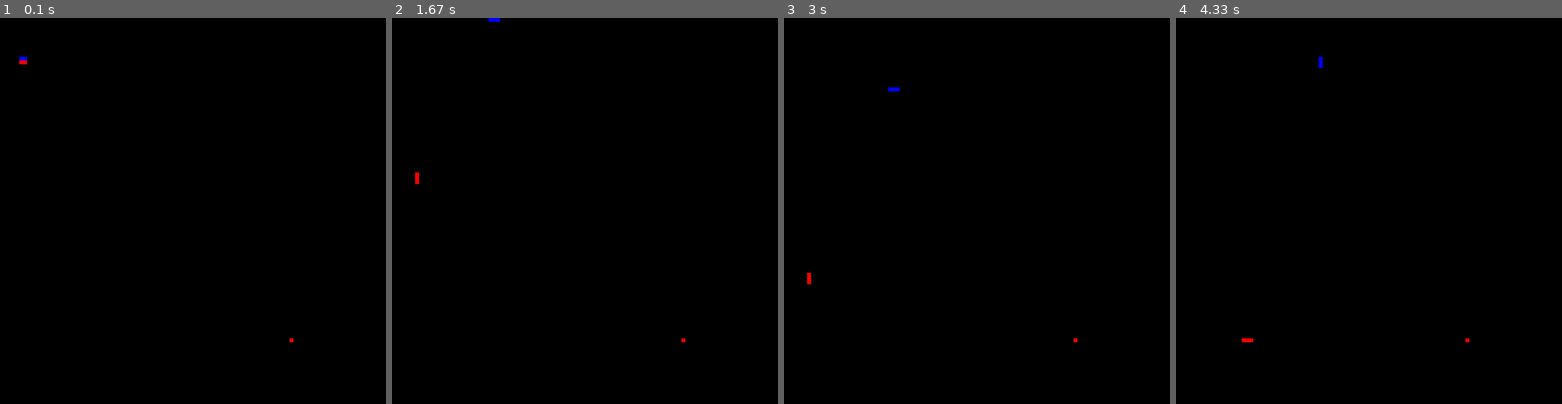
Above: before the commit, frames 1-4 (left to right).
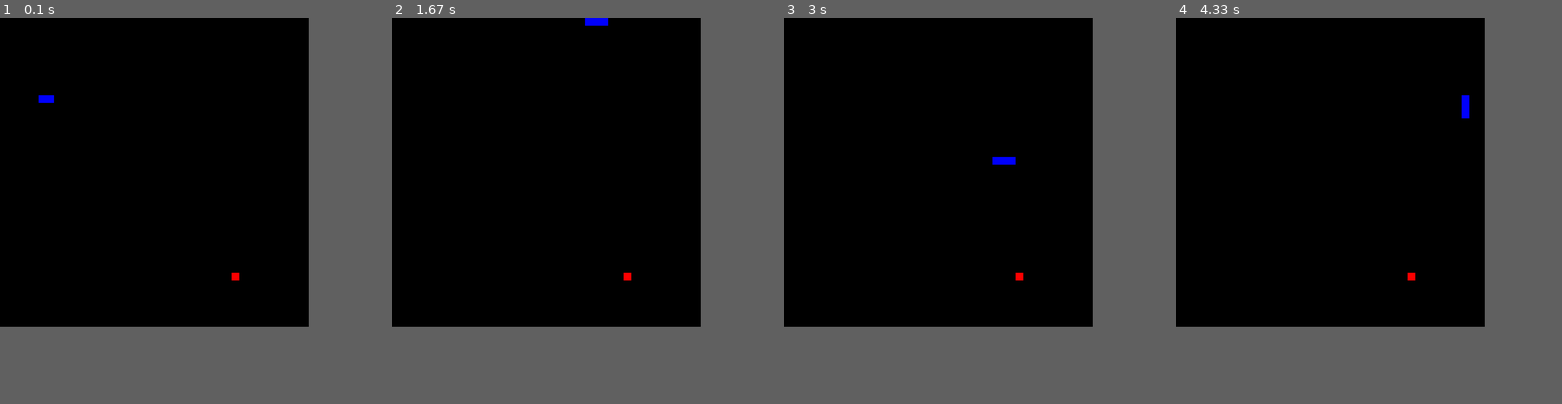
Above: after the commit, the same moments.

Repository: MadeWithCaneSugar/PygameProject
Game: pygame game, started from prime.py
Two runs of this game, one before a commit and one after it. Both use one fixed random seed, a clock stepped at 60 frames per second and the inputs below.
Inputs:
- Up to frame 1 (0.1 s): no input
- Up to frame 2 (1.67 s): hold Right 0.33-0.8 s; hold Up 0.83-1.3 s; hold Right from 1.33 s (still down)
- Up to frame 3 (3 s): release Right at 1.8 s; hold Down 1.83-2.37 s; hold Left from 2.73 s (still down)
- Up to frame 4 (4.33 s): release Left at 3.13 s; hold Up 3.17-3.53 s; hold Right 3.57-4.2 s; hold Down from 4.23 s (still down)
In our replay, the window is 900x900 before the commit and 720x720 after it. These sizes can differ from the game's own. Grey fills any space a smaller window leaves; there, only what the larger window draws over its background counts as a difference.

The runs differ from the first frame. In frame 1, 0.2% of the frame differs, in the area x 5-76%, y 10-84%; in frame 2, 0.2%, in the area x 6-76%, y 0-84%; in frame 3, 0.2%; in frame 4, 0.2%.

Commit message:
some weird stuff with computer collision do be adulterating my plans ):

Diff:
--- a/components/computer.py
+++ b/components/computer.py
@@ -4,23 +4,16 @@
 
 class COMPUTER:
     def __init__(self) -> None:
-        self.body = [Vector2(5, 11), Vector2(6, 11), Vector2(7, 11)]
-        self.direction = Vector2(1,0)
+        self.body = [Vector2(10, 11), Vector2(11, 11), Vector2(12, 11)]
+        self.direction = Vector2(-1,0)
+        self.new_block = False
 
     def draw_computer(self):
         for block in self.body:
-            # creating a rectangle
             y_pos = block.y * config.cell_size
             x_pos = block.x * config.cell_size
             block_rect = pygame.Rect(x_pos, y_pos, config.cell_size, config.cell_size)
-            # drawing a rectangle
             pygame.draw.rect(config.screen, (255,0,0), block_rect)
-
-    def move(self):
-        body_copy = self.body[:-1]
-        # removing the -1 in the above line is the one thing between snake and Tron
-        body_copy.insert(0, body_copy[0] + self.direction)
-        self.body = body_copy[:]
 
     def computer_target(self, dx, dy):
         if self.body[0][0] > dx:
@@ -31,3 +24,17 @@
             self.direction = Vector2(0, -1)
         if self.body[0][1] < dy:
             self.direction = Vector2(0, 1)
+
+    def move(self):
+        if self.new_block == True:
+            body_copy = self.body[:]
+            body_copy.insert(0, body_copy[0] + self.direction)
+            self.body = body_copy[:]
+            self.new_block = False
+        else:
+            body_copy = self.body[:-1]
+            body_copy.insert(0, body_copy[0] + self.direction)
+            self.body = body_copy[:]
+
+    def add_block(self):
+        self.new_block = True
--- a/components/player.py
+++ b/components/player.py
@@ -7,6 +7,7 @@
     def __init__(self) -> None:
         self.body = [Vector2(5, 10), Vector2(6, 10), Vector2(7, 10)]
         self.direction = Vector2(1,0)
+        self.new_block = False
 
     def draw_player(self):
         for block in self.body:
@@ -17,14 +18,29 @@
             # drawing a rectangle
             pygame.draw.rect(config.screen, (0,0,255), block_rect)
 
+    def player_target(self, dx, dy):
+        if self.body[0][0] > dx:
+            self.direction = Vector2(-1, 0)
+        if self.body[0][0] < dx:
+            self.direction = Vector2(1, 0)
+        if self.body[0][1] > dy:
+            self.direction = Vector2(0, -1)
+        if self.body[0][1] < dy:
+            self.direction = Vector2(0, 1)
+
+    def player_demo(self):
+        self.player_target(self.point.pos[0], self.point.pos[1])
+
     def move(self):
-        body_copy = self.body[:-1]
-        # removing the -1 in the above line is the one thing between snake and Tron
-        body_copy.insert(0, body_copy[0] + self.direction)
-        self.body = body_copy[:]
+        if self.new_block == True:
+            body_copy = self.body[:]
+            body_copy.insert(0, body_copy[0] + self.direction)
+            self.body = body_copy[:]
+            self.new_block = False
+        else:
+            body_copy = self.body[:-1]
+            body_copy.insert(0, body_copy[0] + self.direction)
+            self.body = body_copy[:]
 
-    # probably not necessary, just check for collisions in main so I don't have to duplicate this
-    # code for computer
-    # # code for colliding with walls and ribbons, your own or otherwise
-    # def collision(self):
-    #     pass
+    def add_block(self):
+        self.new_block = True
--- a/config.py
+++ b/config.py
@@ -3,8 +3,8 @@
 # this is the config file that defines many of the fundamental values used in the game
 
 # determines the size of the playfield as well as how many divisions it's made of
-cell_size = 10
-cell_number = 100
+cell_size = 20
+cell_number = 40
 
 # some initialization applying the size
 screen = pygame.display.set_mode((cell_number * cell_size, cell_number * cell_size))
--- a/main.py
+++ b/main.py
@@ -1,5 +1,8 @@
-import pygame
+import pygame, sys, config
 from components import player, computer, point
+
+cell_size = config.cell_size
+cell_number = config.cell_number
 
 class MAIN:
     def __init__(self) -> None:
@@ -11,14 +14,16 @@
 
     def update(self):
         self.player.move()
-        self.computer.move()
-        self.check_collision()
-        self.computer.computer_target(self.point.pos[0], self.point.pos[1])
+        # self.computer.move()
+        self.check_player_collision()
+        self.check_fail()
+        # self.check_computer_collision()
+        # self.computer.computer_target(self.point.pos[0], self.point.pos[1])
 
     def draw_elements(self):
         self.point.draw_point()
         self.player.draw_player()
-        self.computer.draw_computer()
+        # self.computer.draw_computer()
 
     def move(self):
         if self.add_block == True:
@@ -33,18 +38,23 @@
             body_copy.insert(0, body_copy[0] + self.direction)
             self.body = body_copy[:]
 
-
-    def add_block(self):
-        self.add_block = True
-
-    def check_collision(self):
+    def check_player_collision(self):
         if self.point.pos == self.player.body[0]:
             print("player point")
             self.point.randomize()
-            # self.player.add_block()
+            self.player.add_block()
 
-
-        if self.point.pos == self.computer.body[0]:
+    def check_computer_collision(self):
+        if  self.point.pos == self.computer.body[0]:
             print("computer point")
             self.point.randomize
-            # self.computer.add_block
+            self.computer.add_block
+
+    def check_fail(self):
+        # checking if the snake strikes a wall
+        if (not 0 <= self.player.body[0].x <= cell_number) or (not 0 <= self.player.body[0].y <= cell_number):
+            self.game_over()
+
+    def game_over(self):
+        pygame.quit()
+        sys.exit()
